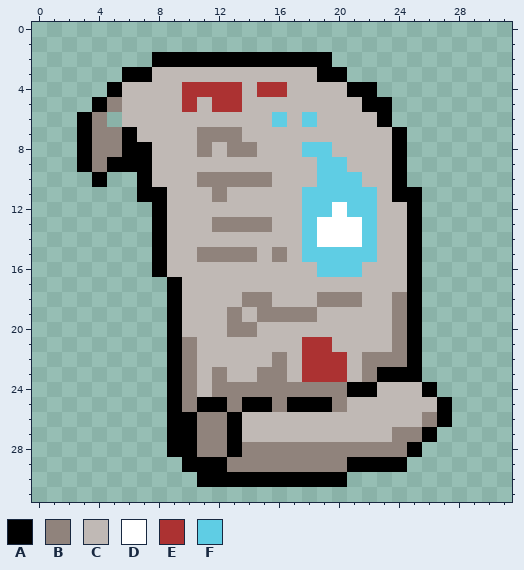
Pixel-art file -- assets/textures/source/contract.aseprite. This is how it looked before the edit.
32x32 pixels, 1 frame.
Palette (. is transparent): A #000000  B #90837c  C #c0b9b5  D #ffffff  E #ac3232  F #5fcde4
The same view after the edit:
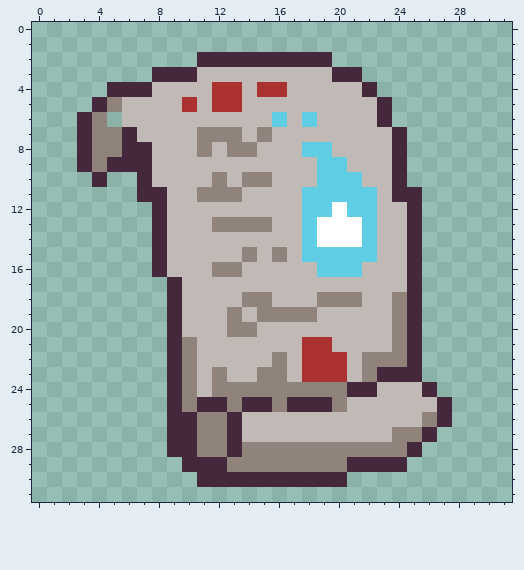
The author wrote: change notification to contract icon
Edits made:
@@ palette @@
-A #000000
+A #45283c
@@ x 4..24 @@
  1 .....................
- 2 ....AAAAAAAAAAAA.....
- 3 ..AACCCCCCCCCCCAA....
- 4 .ACCCCEEEECEECCCCAA..
- 5 ABCCCCECEECCCCCCCCAA.
+ 2 .......AAAAAAAAA.....
+ 3 ....AAACCCCCCCCCAA...
+ 4 .AAACCCCEECEECCCCCA..
+ 5 ABCCCCECEECCCCCCCCCA.
  6 B.CCCCCCCCCCFCFCCCCA.
- 7 BBACCCCBBBCCCCCCCCCCA
+ 7 BBACCCCBBBCBCCCCCCCCA
  8 BBAACCCBCBBCCCFFCCCCA
  9 BAAACCCCCCCCCCCFFCCCA
-10 A..ACCCBBBBBCCCFFFCCA
-11 ...AACCCBCCCCCFFFFFCA
+10 A..ACCCCBCBBCCCFFFCCA
+11 ...AACCBBBCCCCFFFFFCA
 12 ....ACCCCCCCCCFFDFFCC
@@ x 9..15 @@
 14 CCCCCCC
-15 CCBBBBC
-16 CCCCCCC
+15 CCCCCBC
+16 CCCBBCC
 17 ACCCCCC
Where, in picture pixels (left, top, right, bottom), the same in both pictures:
changed: (77, 52, 452, 487)
